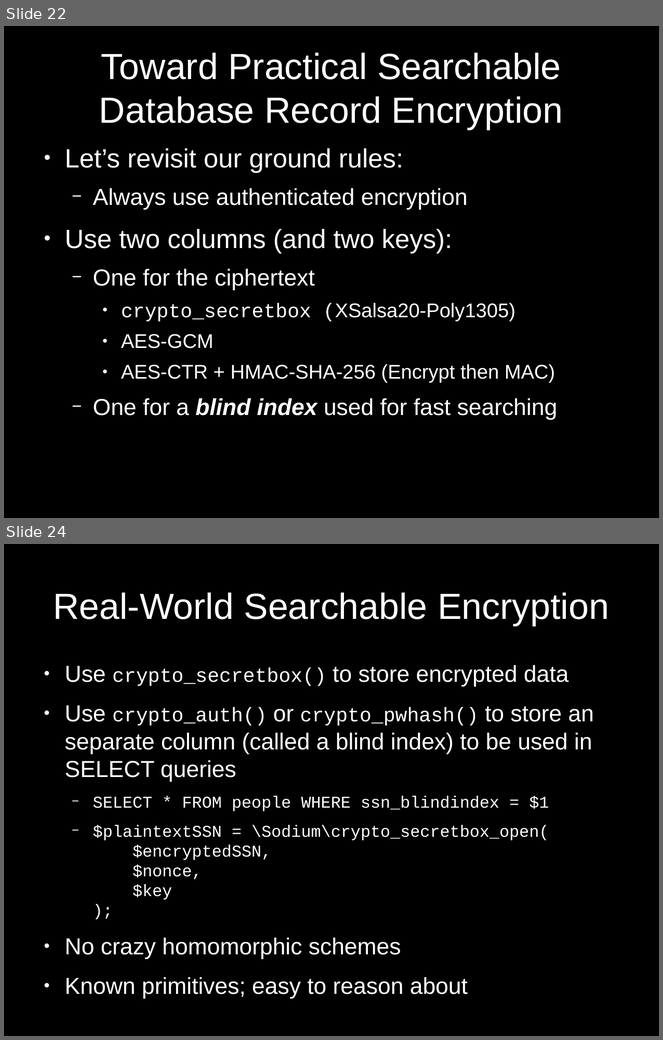
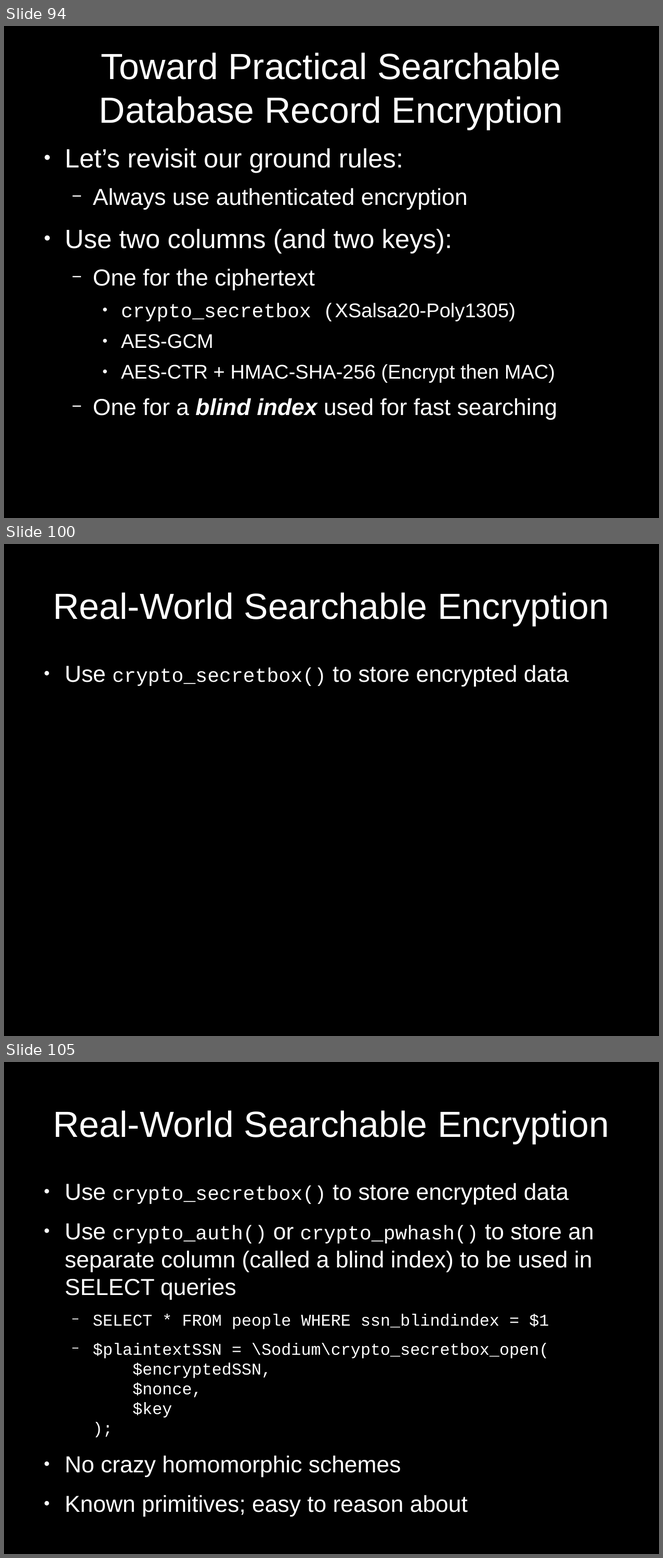
Before and after one commit to paragonie/bsidesorl-2017, a slide deck: talk/20170408-BsidesOrlando-ScottArciszewski.odp. Shown one above the other, each under a label of ours: slides 22 and 24 before the commit, slides 94, 100 and 105 after it; the slides between them are not shown. The pictures are 663x1040 and 663x1558 pixels, drawn with LibreOffice and Linux fonts; fonts in the diff are those of the drawing. Boxes give left, top, right and bottom in pixels: in the first picture for what was removed or moved away, otherwise in the second. Text is boxed around its words. In the diff, an @@ line names an element or a change of style, - is before the commit and + after.

```diff
--- a/talk/20170408-BsidesOrlando-ScottArciszewski.odp
+++ b/talk/20170408-BsidesOrlando-ScottArciszewski.odp
@@ slide 100 added at [4,544,659,1036], background #000000 @@
@@ title added at [53,592,609,626], 44 pt, text #FFFFFF @@
+Real-World Searchable Encryption
@@ text added at [65,665,569,687], 28 pt, text #FFFFFF @@
+● Use crypto_secretbox() to store encrypted data
@@ what was slide 22 is now slide 94 @@
@@ what was slide 24 is now slide 105 @@
```
Also in this commit, not shown: 6 slides changed, 93 other slides added, 1 slide removed, 1 other file.
